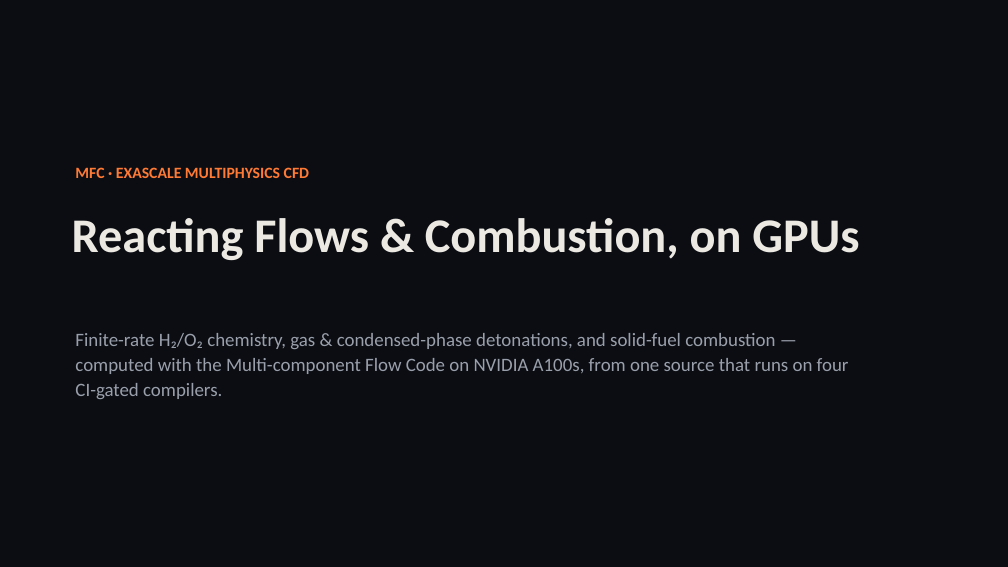
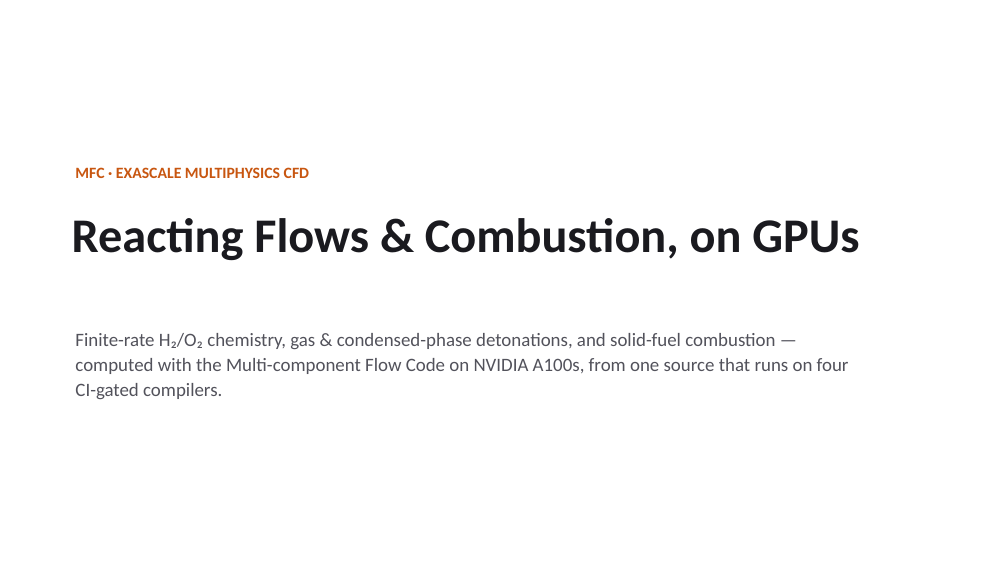
Before and after one commit to sbryngelson/MFC, a slide deck: slide 1 of MFC_combustion_showcase.pptx. Drawn at 1008x567 pixels with LibreOffice and Linux fonts; fonts in the diff are those of the drawing. Boxes give left, top, right and bottom in pixels: in the first picture for what was removed or moved away, otherwise in the second. Text is boxed around its words. In the diff, an @@ line names an element or a change of style, - is before the commit and + after.

Commit message:
docs: white-theme showcase deck with embedded case videos

```diff
--- a/MFC_combustion_showcase.pptx
+++ b/MFC_combustion_showcase.pptx
@@ rectangle removed at (0, 0, 1008, 567) @@
@@ text "MFC · EXASCALE MULTIPHYSICS CFD" at (75, 167, 309, 178): text colour #FF7A34 to #C85610 @@
@@ text "Reacting Flows & Combustion, on ..." at (72, 218, 859, 260): text colour #ECE9E3 to #1A1A1F @@
@@ text "Finite-rate H₂/O₂ chemistry, gas & ..." at (75, 333, 849, 399): text colour #9AA0AB to #52525B @@
```
Also in this commit, not shown: 9 other slides changed.
